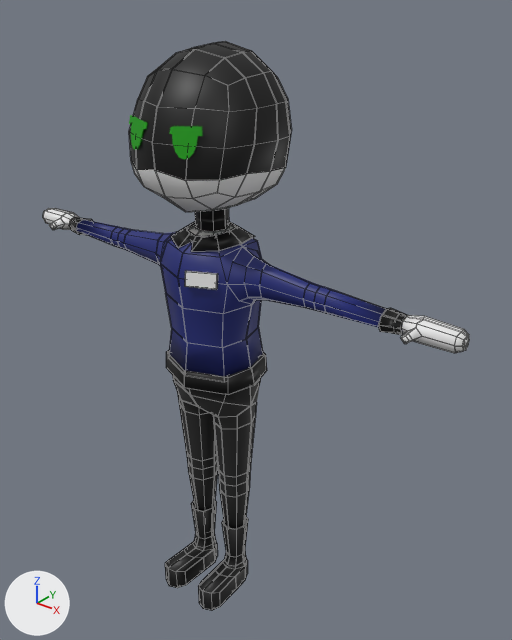
Two versions of the Blender file 31.05.2025_Murder_Drones.blend, one commit apart.
Rendered twice from a 50 mm camera at (4.72, -5.31, 6.88) aimed at (0.31, 0.2, 3.46). The lights are fixed; the arrows at lower left show +X, +Y and +Z. Mesh edges are drawn as thin lines on the coarser meshes.

Objects in the first picture: 'Body', 'Eyes'.
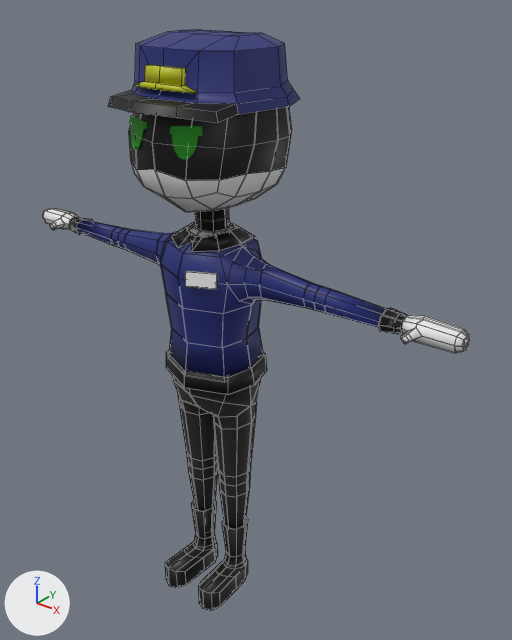
What changed in the scene script:
```text
Add mat_yelow_material:
    mat_yelow_material = principled_material('Yelow_Material')
    mat_yelow_material.base_color = (0.488, 0.513, 0.0)  # yellow #b9be00
Add me_cap_mesh:
    me_cap_mesh.from_pydata(...)  # 91 vertices, 84 faces; spans x -0.78..0.78, y -1.15..0.7, z 5.78..6.41
    me_cap_mesh.polygons.foreach_set('use_smooth', [True] * 84)
    # faces by material slot: [56, 14, 14]
    me_cap_mesh.materials.append(mat_blue_material)  # dark blue #202976
    me_cap_mesh.materials.append(mat_yelow_material)  # yellow #b9be00
    me_cap_mesh.materials.append(mat_black_material)  # black #000000
Add ob_cap:
    ob_cap = bpy.data.objects.new('Cap', me_cap_mesh)
    ob_cap.location = (0.0, 0.0, 0.0)
```

What differs and where, as boxes [x1, y1, x2, y2] in the pictures (512 x 640 px):
'Cap', added (blue)
    after: [108, 29, 300, 123]
    faces in mat_blue_material (dark blue #202976): [132, 29, 300, 114]
    faces in mat_black_material (black #000000): [108, 90, 239, 123]
    faces in mat_yelow_material (yellow #babe00): [134, 65, 196, 93]
